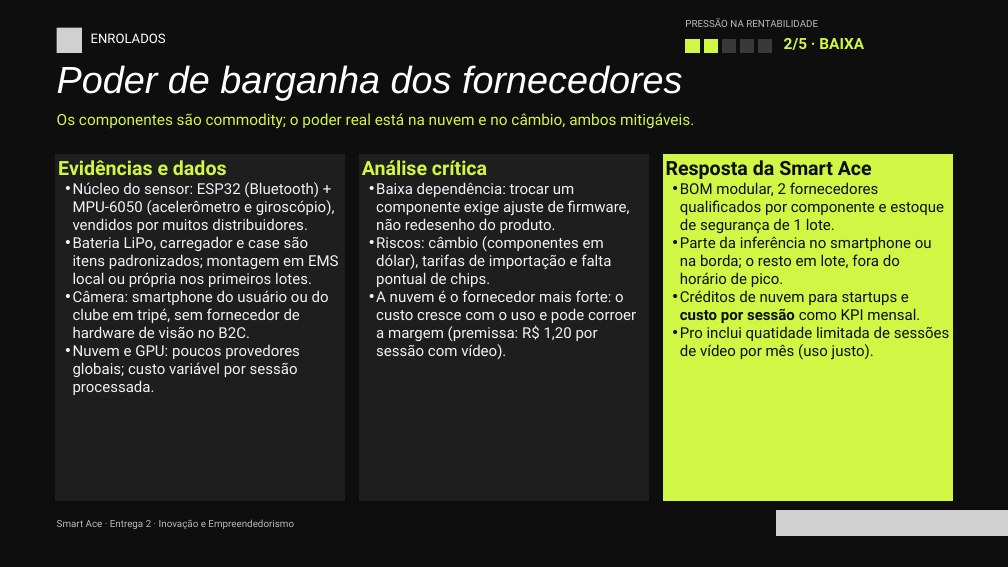
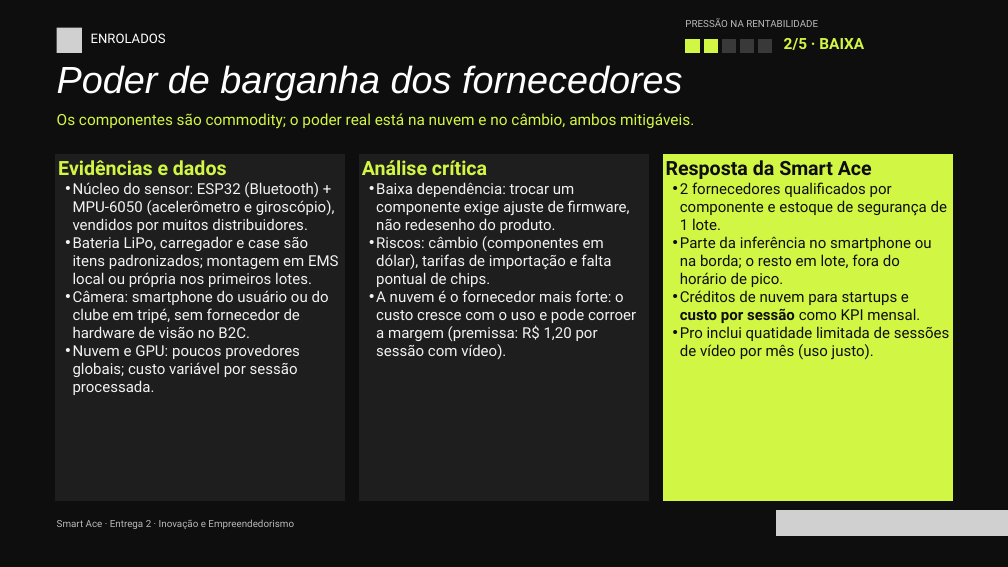
Before and after one commit to 2026-2-NCC6/Projeto4, a slide deck: slide 8 of documentos/Entrega 2/Inovação e Empreendedorismo/Entrega 2 - Inovação e Empreendedorismo.pptx. Drawn at 1008x567 pixels with LibreOffice and Linux fonts; fonts in the diff are those of the drawing; grey boxes stand for pictures. Boxes give left, top, right and bottom in pixels: in the first picture for what was removed or moved away, otherwise in the second. Text is boxed around its words. In the diff, an @@ line names an element or a change of style, - is before the commit and + after.

```diff
--- a/documentos/Entrega 2/Inovação e Empreendedorismo/Entrega 2 - Inovação e Empreendedorismo.pptx
+++ b/documentos/Entrega 2/Inovação e Empreendedorismo/Entrega 2 - Inovação e Empreendedorismo.pptx
@@ text at bbox=[680, 182, 947, 230]: text changed @@
-  • BOM modular, 2 fornecedores qualificados por componente e estoque de segurança de 1 lote.
+  • 2 fornecedores qualificados por componente e estoque de segurança de 1 lote.
```
Also in this commit, not shown: 17 other slides changed, 35 other files.
